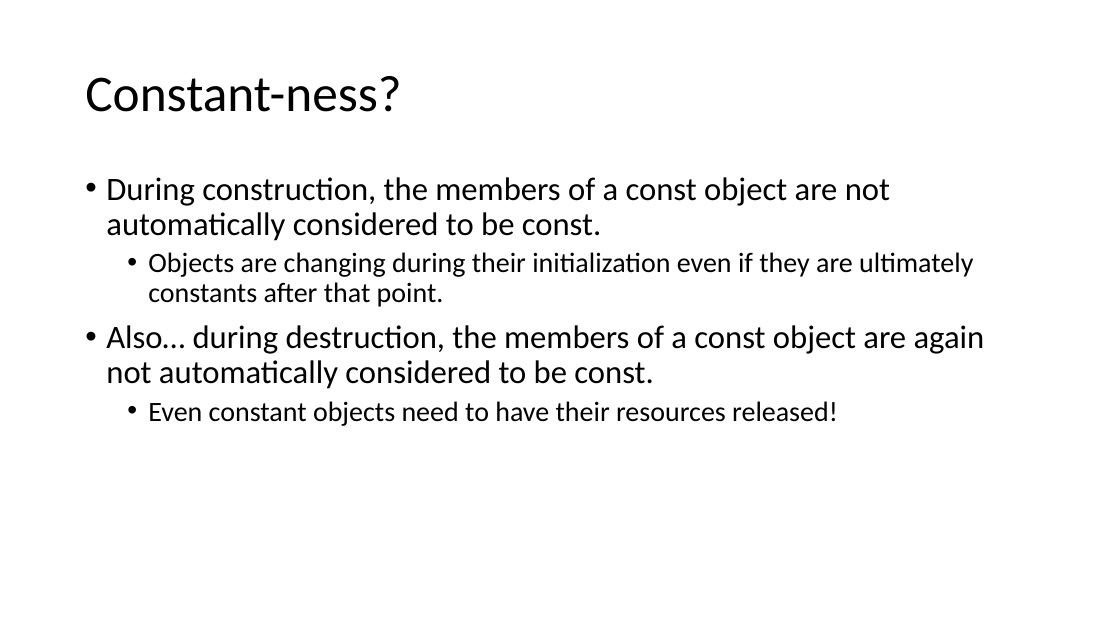
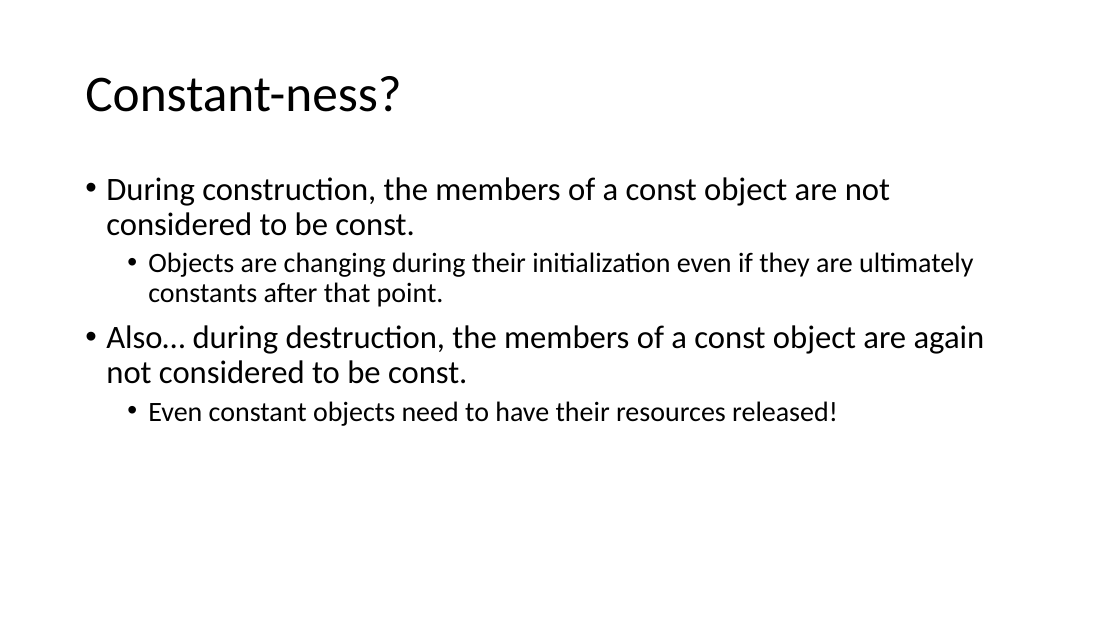
Before and after one commit to pchapin/cpp, a slide deck: slide 9 of BigInteger/doc/LifeCycle.pptx. Drawn at 1120x630 pixels with LibreOffice and Linux fonts; fonts in the diff are those of the drawing. Boxes give left, top, right and bottom in pixels: in the first picture for what was removed or moved away, otherwise in the second. Text is boxed around its words. In the diff, an @@ line names an element or a change of style, - is before the commit and + after.

```diff
--- a/BigInteger/doc/LifeCycle.pptx
+++ b/BigInteger/doc/LifeCycle.pptx
@@ text at (106,177,890,236): text changed @@
-• During construction, the members of a const object are not automatically considered to be const.
+• During construction, the members of a const object are not considered to be const.
@@ text at (106,325,985,384): text changed @@
-• Also… during destruction, the members of a const object are again not automatically considered to be const.
+• Also… during destruction, the members of a const object are again not considered to be const.
```
Also in this commit, not shown: 9 other slides changed, 5 other files.
